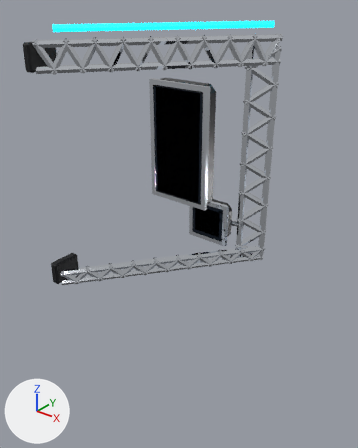
An edit to the glTF model game/assets/vehicles/dekotora/accessories/mirror_t233/mirror_stay_grand.glb, drawn before and after from the same camera.
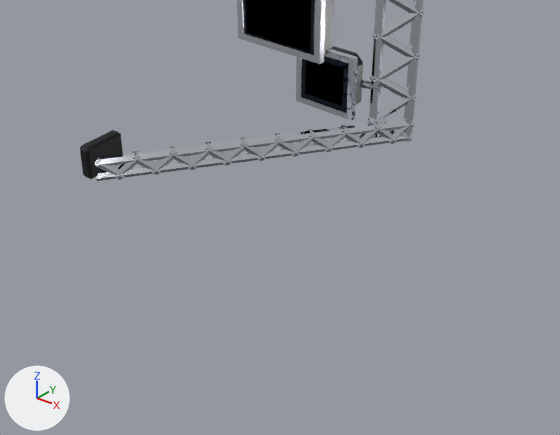
The first picture shows the older version from a 50 mm lens placed at (1.257, -0.917, 0.953), pointed at (0.418, 0.132, 0.303). The close-ups show the older and then the newer version on the part from 0% to 100% of the width and 38% to 100% of the height of that picture. Only the edits that show in the close-ups are written down. The axes (+X, +Y, +Z) are drawn at lower left. The lights are the same throughout. Where no turn or scale is listed for an object, it has been applied to the vertices. Vertices at exactly the same position are counted once.

The older version as bpy lines, for what is in view:
```python
me_mirror_stay_grand_chrome = bpy.data.meshes.new('mirror_stay_grand_chrome')
me_mirror_stay_grand_chrome.from_pydata(...)  # 732 vertices, 780 faces; spans x 0.015..0.485, y -0.035..0.575, z 0.006..0.814
me_mirror_stay_grand_chrome.materials.append(mat_chrome)  # white #e6ebf2
me_mirror_stay_grand_deco_body = bpy.data.meshes.new('mirror_stay_grand_deco_body')
me_mirror_stay_grand_deco_body.from_pydata(...)  # 48 vertices, 88 faces; spans x 0.215..0.425, y 0.245..0.515, z 0.09..0.69
me_mirror_stay_grand_deco_body.materials.append(mat_deco_body)  # black #15171c
me_mirror_stay_grand_deco_trim = bpy.data.meshes.new('mirror_stay_grand_deco_trim')
me_mirror_stay_grand_deco_trim.from_pydata(...)  # 48 vertices, 88 faces; spans x 0.001..0.031, y -0.05..0.05, z 0.02..0.805
me_mirror_stay_grand_deco_trim.materials.append(mat_deco_trim)  # black #0b0d12
ob_mirror_stay_grand_chrome = bpy.data.objects.new('mirror_stay_grand_chrome', me_mirror_stay_grand_chrome)
ob_mirror_stay_grand_chrome.location = (0.0, 0.0, 0.0)
ob_mirror_stay_grand_deco_body = bpy.data.objects.new('mirror_stay_grand_deco_body', me_mirror_stay_grand_deco_body)
ob_mirror_stay_grand_deco_body.location = (0.0, 0.0, 0.0)
ob_mirror_stay_grand_deco_trim = bpy.data.objects.new('mirror_stay_grand_deco_trim', me_mirror_stay_grand_deco_trim)
ob_mirror_stay_grand_deco_trim.location = (0.0, 0.0, 0.0)
# also in view: 'mirror_stay_grand_deco_mirror' at (0.32, 0.347, 0.384)
```
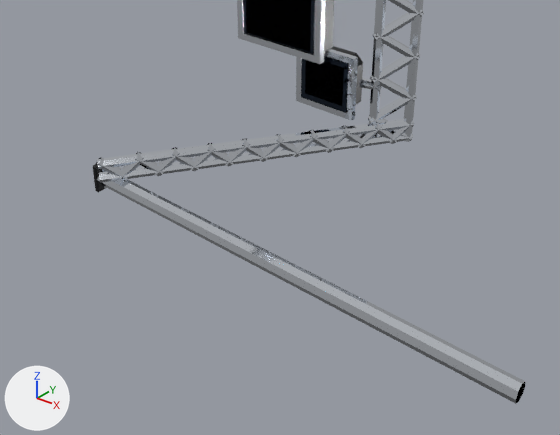
The change in detail:
me_mirror_stay_grand_chrome is used by ob_mirror_stay_grand_chrome; location (0.0, 0.0, 0.0).
me_mirror_stay_grand_chrome had 732 vertices, 780 faces and spanned x 0.015..0.485, y -0.035..0.575, z 0.006..0.814.
me_mirror_stay_grand_chrome now has 732 vertices, 780 faces and spans x 0.025..0.485, y -0.035..0.575, z 0.006..0.814.
me_mirror_stay_grand_chrome part 1: the loose piece of 12 vertices spanning x 0.016..0.068, y -0.035..0.027, z 0.006..0.069 is moved by (0.01, 0.0, 0.0).
me_mirror_stay_grand_chrome part 2: the loose piece of 12 vertices spanning x 0.041..0.092, y -0.002..0.059, z 0.006..0.069 is moved by (0.009, 0.0, 0.0).
me_mirror_stay_grand_chrome part 3: the loose piece of 12 vertices spanning x 0.065..0.117, y 0.03..0.091, z 0.006..0.069 is moved by (0.009, 0.0, 0.0).
me_mirror_stay_grand_chrome part 4: the loose piece of 12 vertices spanning x 0.09..0.141, y 0.062..0.123, z 0.006..0.069 is moved by (0.008, 0.0, 0.0).
me_mirror_stay_grand_chrome part 5: the loose piece of 12 vertices spanning x 0.114..0.166, y 0.094..0.156, z 0.006..0.069 is moved by (0.008, 0.0, 0.0).
me_mirror_stay_grand_chrome part 6: 12 of 732 vertices moved; they spanned x 0.015..0.033, y -0.035..-0.021, z 0.01..0.065 and now span x 0.025..0.043, y -0.035..-0.021, z 0.01..0.065; mean shift (0.01, 0.0, 0.0); largest move (0.033, -0.035, 0.055) -> (0.043, -0.035, 0.055).
Other edits to the shape of me_mirror_stay_grand_chrome do not show in these pictures.
Mesh me_mirror_stay_grand_pads_chrome is new.
It has 16 vertices, 16 faces and spans x 0.0..1.0, y -0.018..0.018, z -0.018..0.018.
It uses material mat_chrome (white #e6ebf2).
Mesh me_mirror_stay_grand_padf_deco_trim is new.
It has 24 vertices, 44 faces and spans x 0.0..0.012, y -0.02..0.02, z -0.035..0.035.
It uses material mat_deco_trim (black #0b0d12).
Mesh me_mirror_stay_grand_padf_chrome is new.
It consists of a 6-sided cylinder along x spanning x 0.012..0.018, y -0.007..0.007, z -0.0281..-0.0159; a 6-sided cylinder along x spanning x 0.012..0.018, y -0.007..0.007, z 0.0159..0.0281.
It uses material mat_chrome (white #e6ebf2).
Object 'mirror_stay_grand_deco_trim' (ob_mirror_stay_grand_deco_trim) is deleted.
Object 'mirror_stay_grand_PADS_chrome' (ob_mirror_stay_grand_pads_chrome) is new; it shows me_mirror_stay_grand_pads_chrome.
Its location is (0.0, 0.0, 0.0).
Object 'mirror_stay_grand_PADF_deco_trim' (ob_mirror_stay_grand_padf_deco_trim) is new; it shows me_mirror_stay_grand_padf_deco_trim.
Its location is (0.0, 0.0, 0.0).
Object 'mirror_stay_grand_PADF_chrome' (ob_mirror_stay_grand_padf_chrome) is new; it shows me_mirror_stay_grand_padf_chrome.
Its location is (0.0, 0.0, 0.0).

What differs and where, as boxes (x1, y1, x2, y2) in the close-ups (560 x 435 px; the box of a moved part takes in the faces that stretch with it):
'mirror_stay_grand_chrome', reshaped: before (95, 0, 424, 181); after (96, 0, 424, 183)
'mirror_stay_grand_PADS_chrome', added: after (97, 171, 525, 404)
'mirror_stay_grand_deco_trim', deleted (black): before (80, 130, 123, 179)
'mirror_stay_grand_PADF_deco_trim', added: after (93, 164, 105, 192)
'mirror_stay_grand_PADF_chrome', added: after (100, 169, 106, 189)
part 1 of me_mirror_stay_grand_chrome, moved or reshaped: before (96, 157, 124, 179); after (96, 157, 127, 179)
part 2 of me_mirror_stay_grand_chrome, moved or reshaped: before (116, 151, 141, 180); after (122, 152, 144, 178)
part 3 of me_mirror_stay_grand_chrome, moved or reshaped: before (132, 151, 161, 175); after (135, 152, 163, 176)
part 4 of me_mirror_stay_grand_chrome, moved or reshaped: before (152, 146, 177, 175); after (155, 147, 180, 176)
part 5 of me_mirror_stay_grand_chrome, moved or reshaped: before (169, 146, 196, 170); after (172, 148, 199, 171)
part 6 of me_mirror_stay_grand_chrome, moved or reshaped: before (95, 119, 414, 181); after (97, 119, 414, 183)
